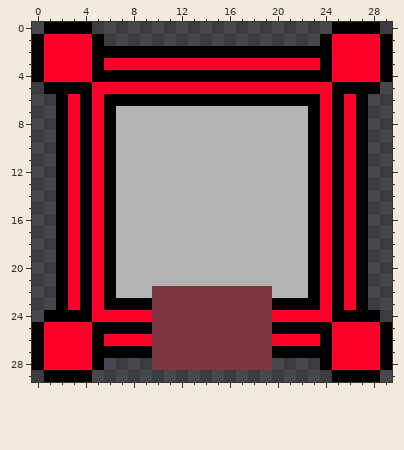
Edited in one commit: pixel-art sprite (Dukes Of The Realm/resources/sprites/castles/castle_1.png). The first picture shows the starting point.
The file is 30x30 pixels. Pixels under 10% opacity are left out.
The result:
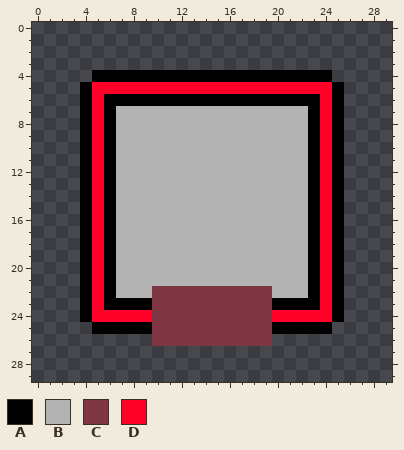
Palette (. is transparent): A #000000  B #b3b3b3  C #7e3742  D #ff0028
What changed:
The edit erases colour A in row 0 at x 1 to 4 and 25 to 28; in row 1 at x 0, 5, 24 and 29; in row 2 at x 0, 5 to 24 and 29; in row 3 at x 0, 5, 24 and 29; in row 4 at x 0 and 29; in row 5 at x 1 to 3 and 26 to 28.
The edit erases colour A in rows 6 to 23 at x 2 and 27; in row 24 at x 1 to 3 and 26 to 28; in row 25 at x 0 and 29; in row 26 at x 0, 5, 24 and 29; in row 27 at x 0, 5 to 9, 20 to 24 and 29; in row 28 at x 0, 5, 24 and 29.
The edit erases colour A in row 29 at x 1 to 4 and 25 to 28.
The edit erases colour C in rows 27 to 28 at x 10 to 19.
The edit erases colour D in rows 1 to 2 at x 1 to 4 and 25 to 28; in row 3 at x 1 to 4, 6 to 23 and 25 to 28; in row 4 at x 1 to 4 and 25 to 28; in rows 6 to 23 at x 3 and 26; in row 25 at x 1 to 4 and 25 to 28; in row 26 at x 1 to 4, 6 to 9, 20 to 23 and 25 to 28.
The edit erases colour D in rows 27 to 28 at x 1 to 4 and 25 to 28.
